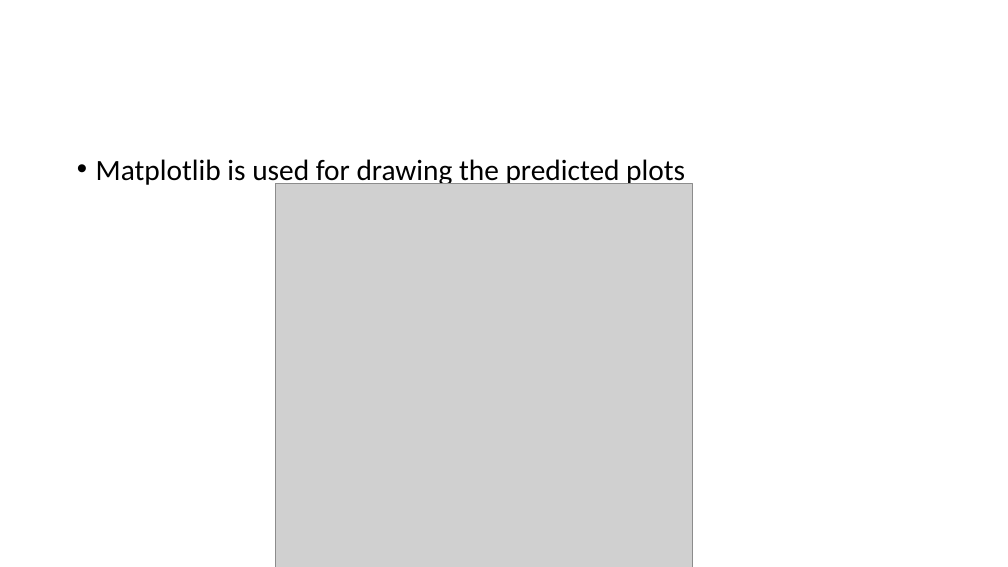
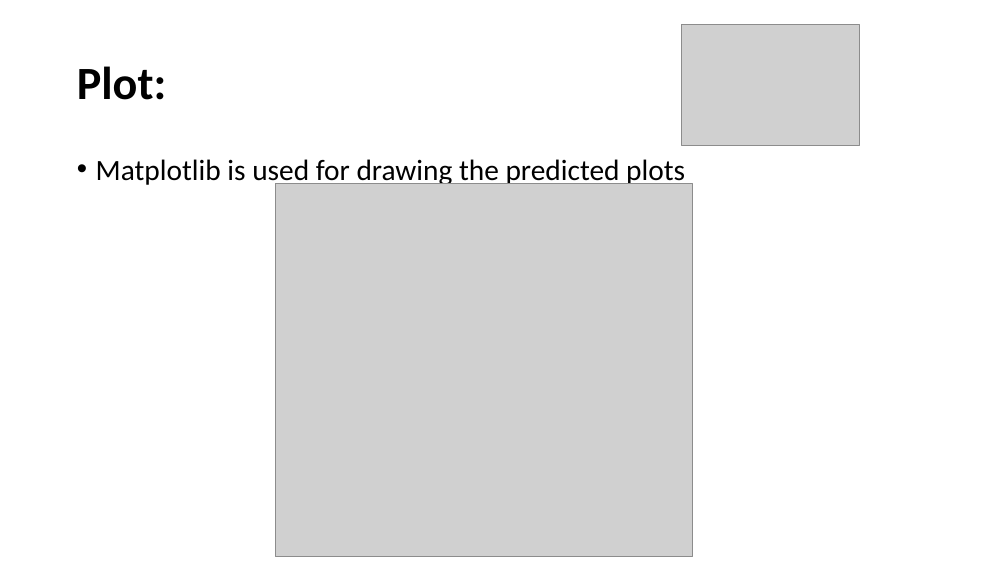
Before and after one commit to ahmadfarouk/FinalProject, a slide deck: slide 6 of Presentation.pptx. Drawn at 1008x567 pixels with LibreOffice and Linux fonts; fonts in the diff are those of the drawing; grey boxes stand for pictures. Boxes give left, top, right and bottom in pixels: in the first picture for what was removed or moved away, otherwise in the second. Text is boxed around its words. In the diff, an @@ line names an element or a change of style, - is before the commit and + after.

```diff
--- a/Presentation.pptx
+++ b/Presentation.pptx
@@ picture added at <box>682,25,859,145</box> @@
@@ title added at <box>77,66,166,100</box>, 44 pt, text #000000, bold @@
+Plot:
@@ picture: place and size @@
-picture at <box>275,184,693,567</box>
+picture at <box>275,184,693,557</box>
```
Also in this commit, not shown: 6 other slides changed, 2 slides added, 1 slide removed.
